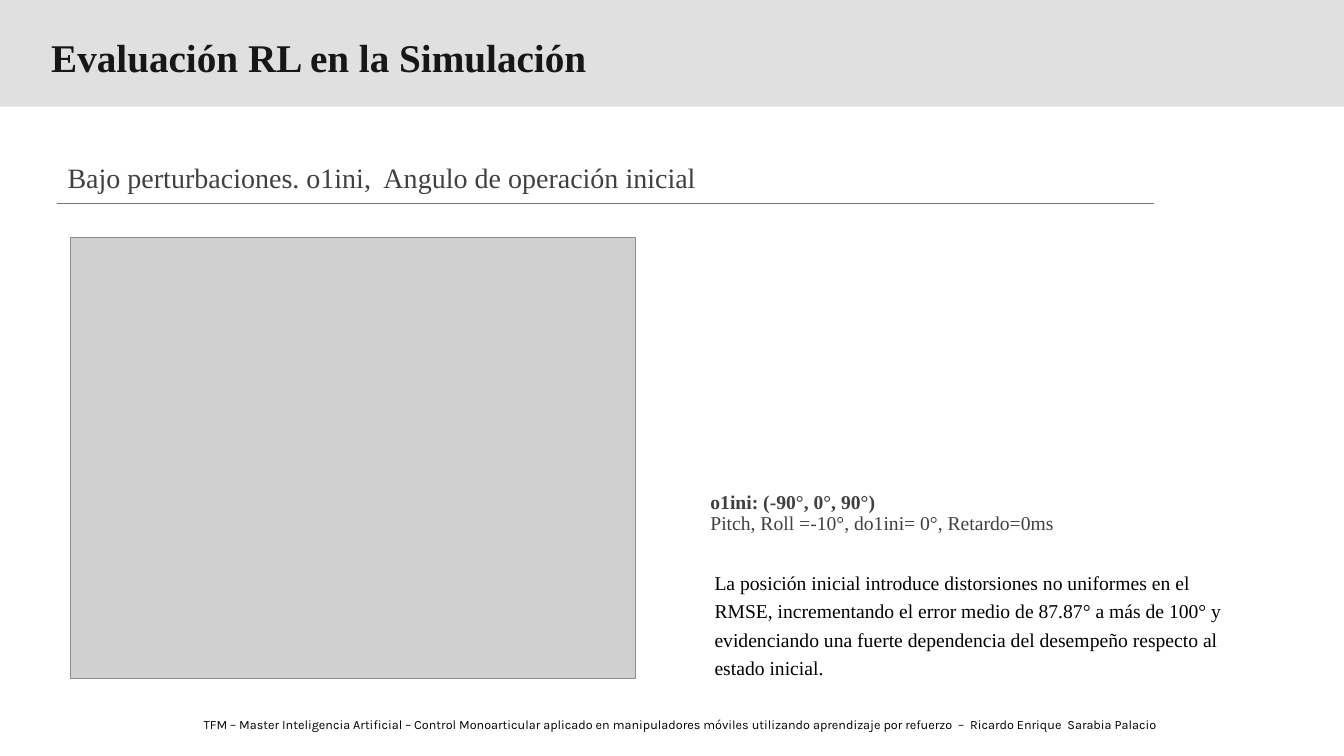
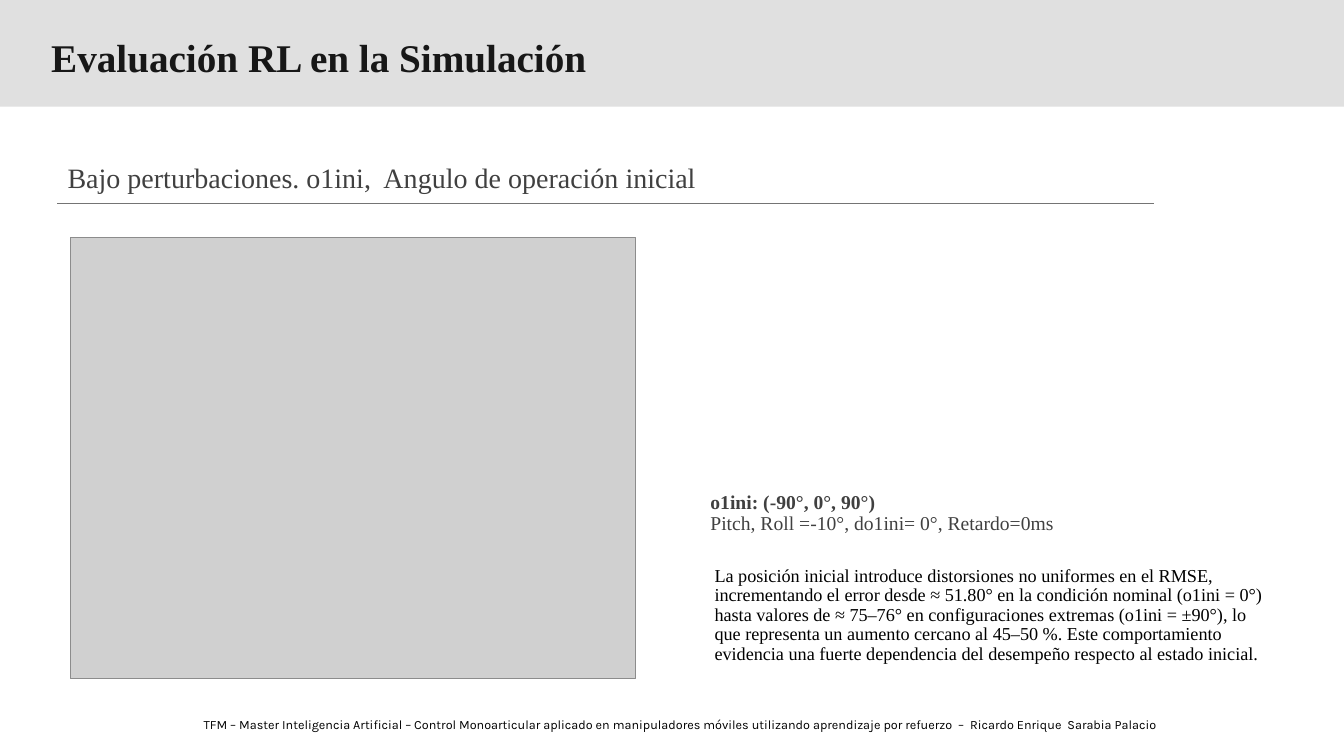
Before and after one commit to RichardSarabia/SimuladorBrazoLazaro_RLAgent_TFM_RicardoSarabia, a slide deck: slide 1 of Fase2/03_results/Evaluación AgenteRL_F2– Plataforma Inclinada.pptx. Drawn at 1344x756 pixels with LibreOffice and Linux fonts; fonts in the diff are those of the drawing; grey boxes stand for pictures; background and template pictures are left out. Boxes give left, top, right and bottom in pixels: in the first picture for what was removed or moved away, otherwise in the second. Text is boxed around its words. In the diff, an @@ line names an element or a change of style, - is before the commit and + after.

```diff
--- a/Fase2/03_results/Evaluación AgenteRL_F2– Plataforma Inclinada.pptx
+++ b/Fase2/03_results/Evaluación AgenteRL_F2– Plataforma Inclinada.pptx
@@ text at [715, 569, 1262, 664]: text changed; size 14 to 12.9 pt @@
-La posición inicial introduce distorsiones no uniformes en el RMSE, incrementando el error medio de 87.87° a más de 100° y evidenciando una fuerte dependencia del desempeño respecto al estado inicial.
+La posición inicial introduce distorsiones no uniformes en el RMSE,
+incrementando el error desde ≈ 51.80° en la condición nominal (o1ini = 0°)
+hasta valores de ≈ 75–76° en configuraciones extremas (o1ini = ±90°), lo
+que representa un aumento cercano al 45–50 %. Este comportamiento evidencia una fuerte dependencia del desempeño respecto al estado inicial.
```
Also in this commit, not shown: 4 other slides changed, 7 other files.
